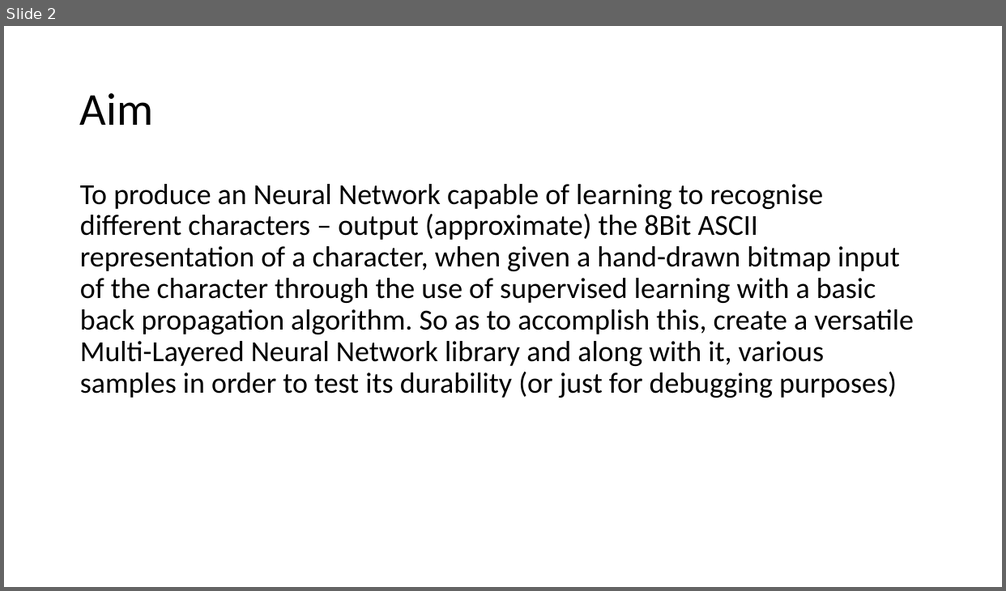
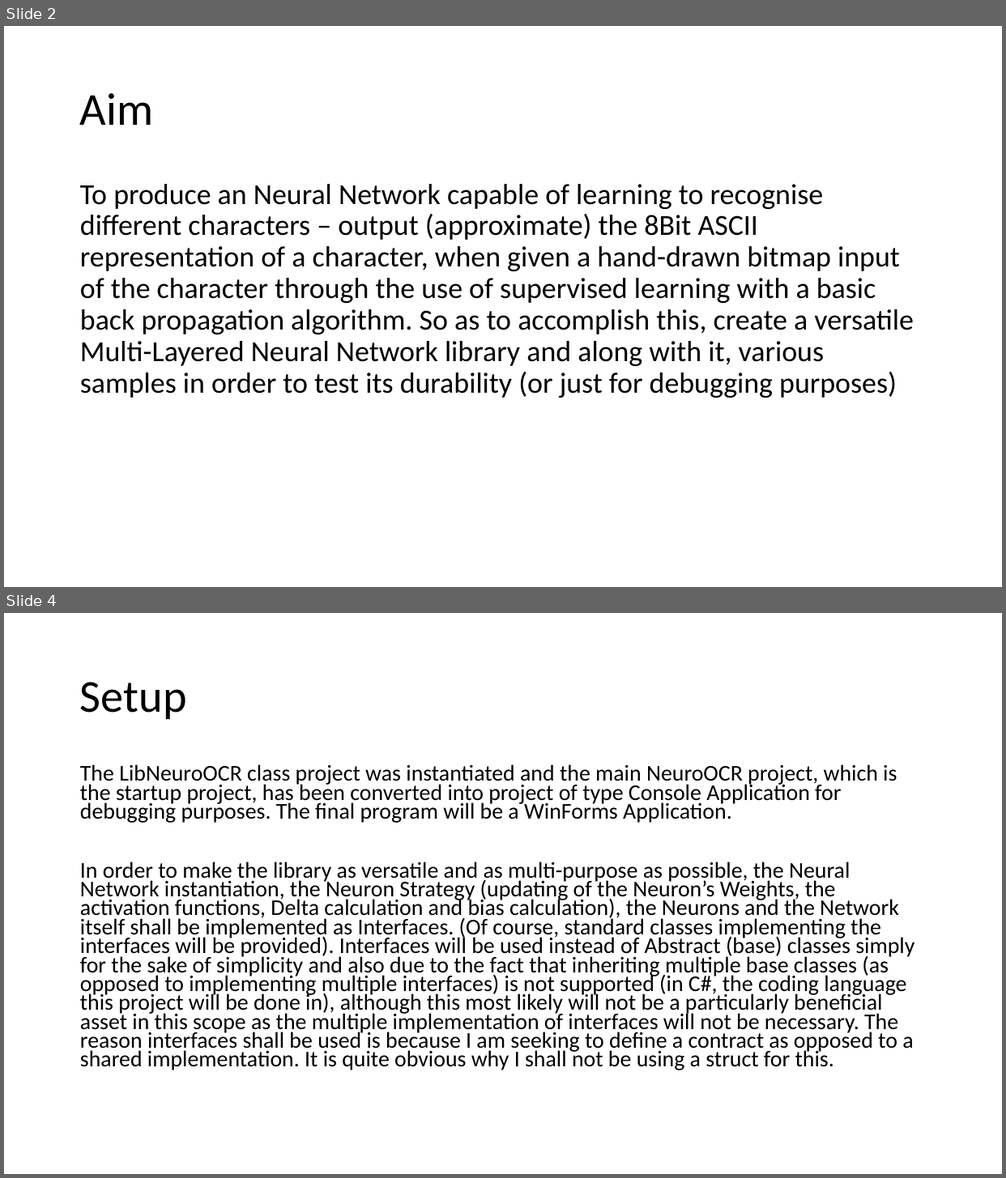
Before and after one commit to PixelZerg/NeuroOCR, a slide deck: NeuroOCR-DevelopmentDocumentation.pptx. Shown one above the other, each under a label of ours: slide 2 before the commit, slides 2 and 4 after it; the slides between them are not shown. The pictures are 1006x591 and 1006x1178 pixels, drawn with LibreOffice and Linux fonts; fonts in the diff are those of the drawing. Boxes give left, top, right and bottom in pixels: in the first picture for what was removed or moved away, otherwise in the second. Text is boxed around its words. In the diff, an @@ line names an element or a change of style, - is before the commit and + after.

Commit message:
Some Core Implementation

```diff
--- a/NeuroOCR-DevelopmentDocumentation.pptx
+++ b/NeuroOCR-DevelopmentDocumentation.pptx
@@ slide 4 added at [4, 613, 1002, 1174], background #FFFFFF @@
@@ title added at [80, 682, 187, 719], 44 pt, text #000000 @@
+Setup
@@ text added at [80, 764, 914, 1071], 21.7 pt, text #000000 @@
+The LibNeuroOCR class project was instantiated and the main NeuroOCR project, which is the startup project, has been converted into project of type Console Application for debugging purposes. The final program will be a WinForms Application.
+In order to make the library as versatile and as multi-purpose as possible, the Neural Network instantiation, the Neuron Strategy (updating of the Neuron’s Weights, the activation functions, Delta calculation and bias calculation), the Neurons and the Network itself shall be implemented as Interfaces. (Of course, standard classes implementing the interfaces will be provided). Interfaces will be used instead of Abstract (base) classes simply for the sake of simplicity and also due to the fact that inheriting multiple base classes (as opposed to implementing multiple interfaces) is not supported (in C#, the coding language this project will be done in), although this most likely will not be a particularly beneficial asset in this scope as the multiple implementation of interfaces will not be necessary. The reason interfaces shall be used is because I am seeking to define a contract as opposed to a shared implementation. It is quite obvious why I shall not be using a struct for this.
```
Also in this commit, not shown: 1 slide changed, 7 other slides added, 11 other files.
